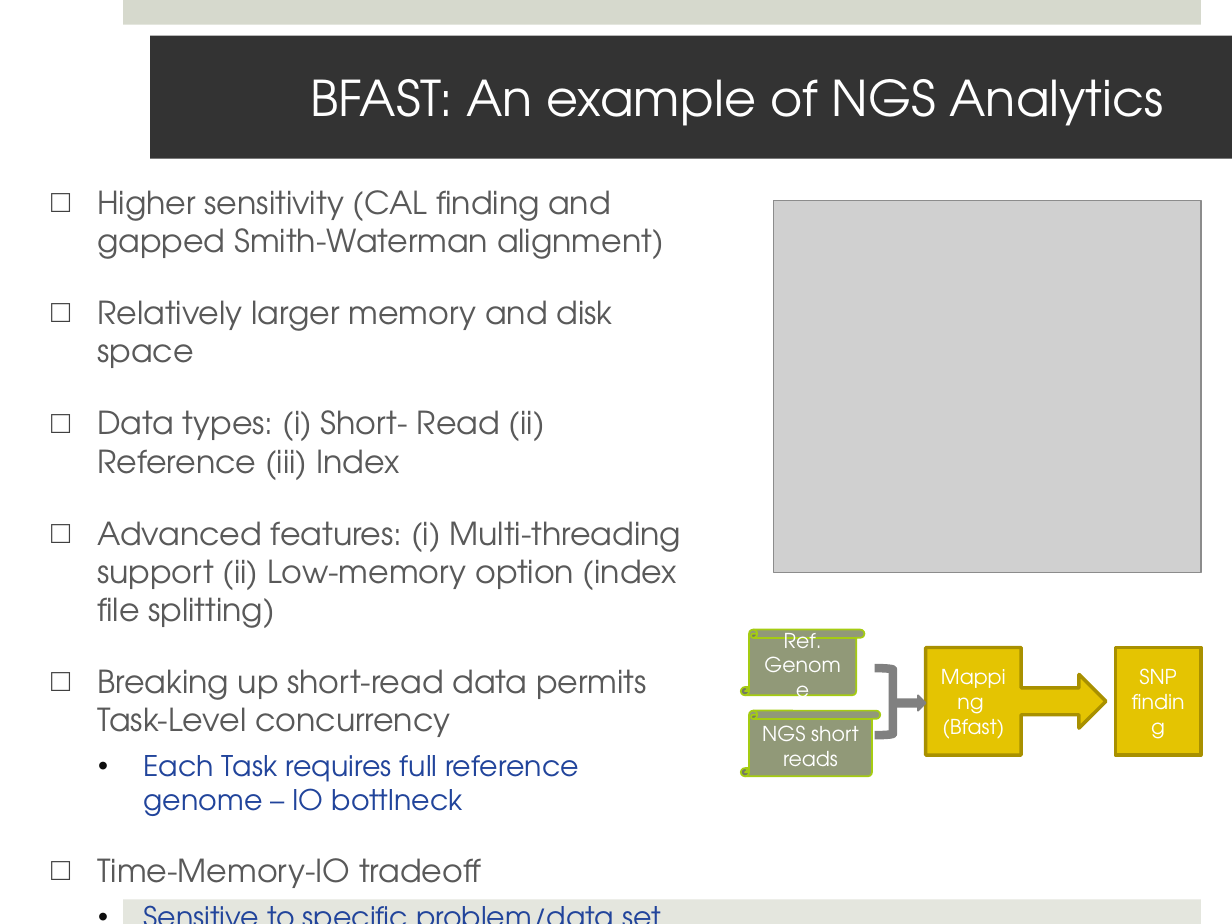
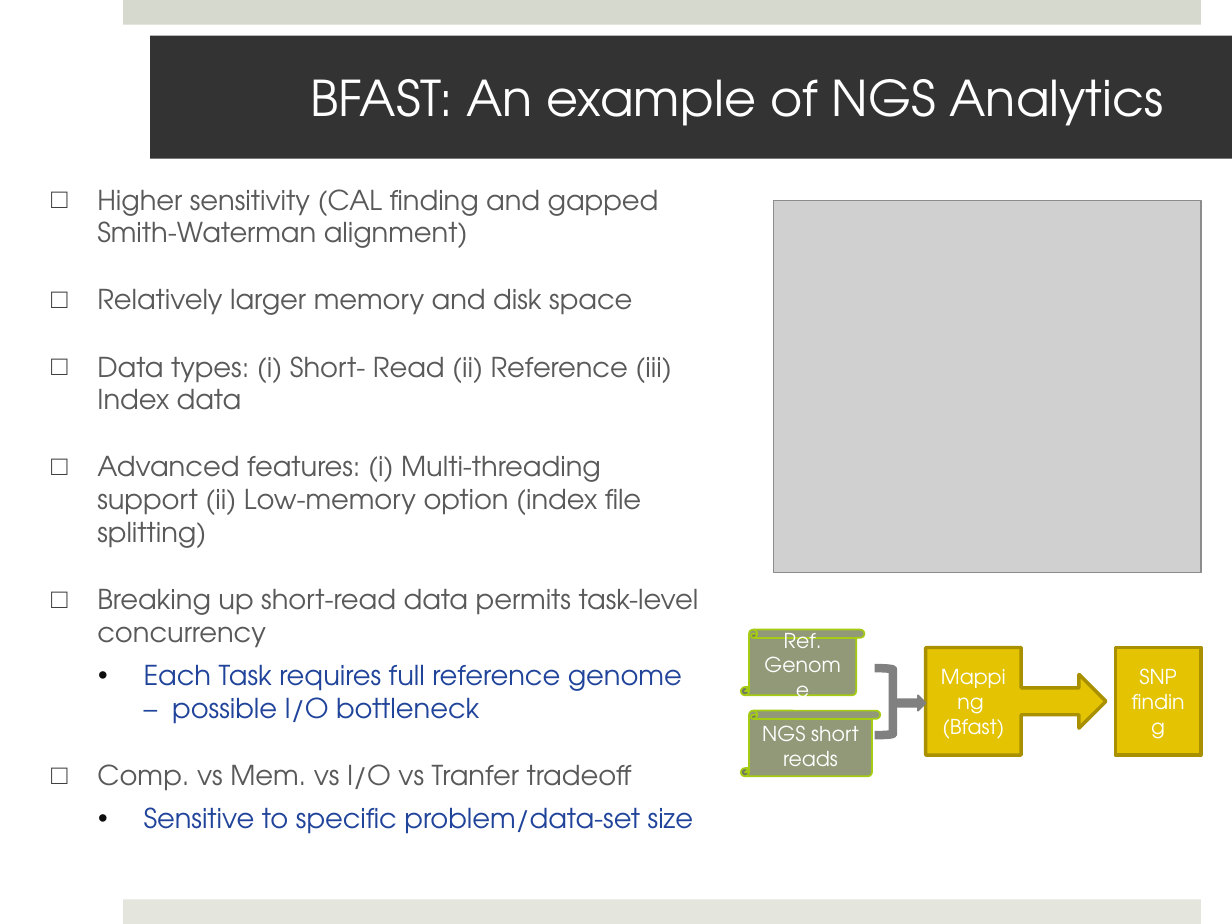
Before and after one commit to saga-project/saga-cpp-legacy-projects, a slide deck: slide 8 of saga-talks/abstractions_for_ls-microsoft.pptx. Drawn at 1232x924 pixels with LibreOffice and Linux fonts; fonts in the diff are those of the drawing; grey boxes stand for pictures; background and template pictures are left out. Boxes give left, top, right and bottom in pixels: in the first picture for what was removed or moved away, otherwise in the second. Text is boxed around its words. In the diff, an @@ line names an element or a change of style, - is before the commit and + after.

```diff
--- a/saga-talks/abstractions_for_ls-microsoft.pptx
+++ b/saga-talks/abstractions_for_ls-microsoft.pptx
@@ text at (x1=97, y1=189, x2=659, y2=548): size 18.5 to 16 pt in "Higher sensitivity (CAL finding and gapped Smith-Waterman ...", "Relatively larger memory and disk space", "Advanced features: (i) Multi-threading support (ii) Low-memo ..." @@
@@ text at (x1=97, y1=356, x2=671, y2=410): text changed; size 18.5 to 16 pt @@
-□ Data types: (i) Short- Read (ii) Reference (iii) Index
+□ Data types: (i) Short- Read (ii) Reference (iii) Index data
@@ text at (x1=97, y1=589, x2=699, y2=834): text changed; size 16.6 to 16 pt @@
-□ Breaking up short-read data permits Task-Level concurrency
-  • Each Task requires full reference genome – IO bottlneck
-□ Time-Memory-IO tradeoff
-  • Sensitive to specific problem/data set size
+□ Breaking up short-read data permits task-level concurrency
+  • Each Task requires full reference genome – possible I/O bottleneck
+□ Comp. vs Mem. vs I/O vs Tranfer tradeoff
+  • Sensitive to specific problem/data-set size
```
Also in this commit, not shown: 8 other slides changed, 1 slide added.
